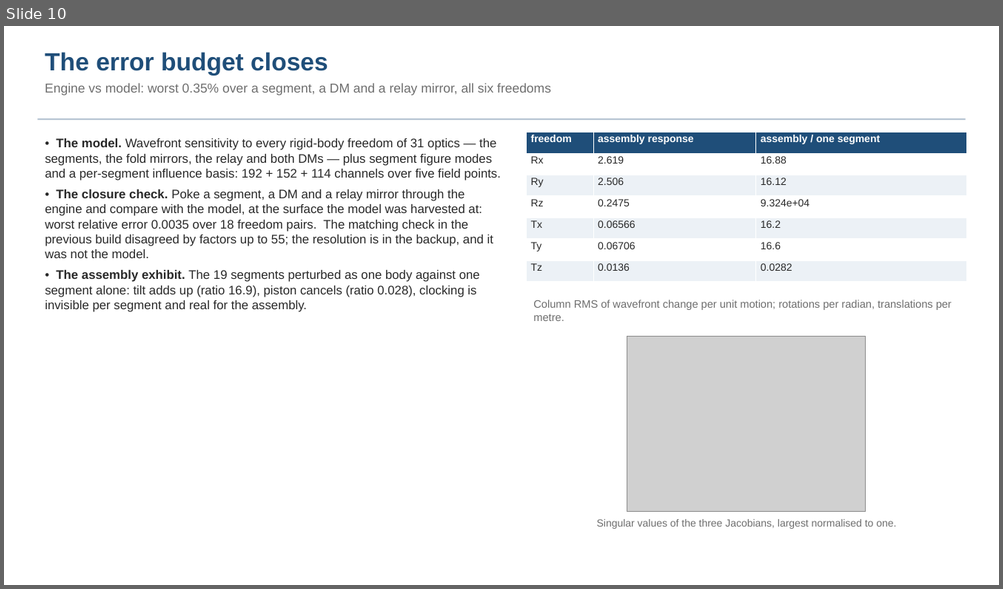
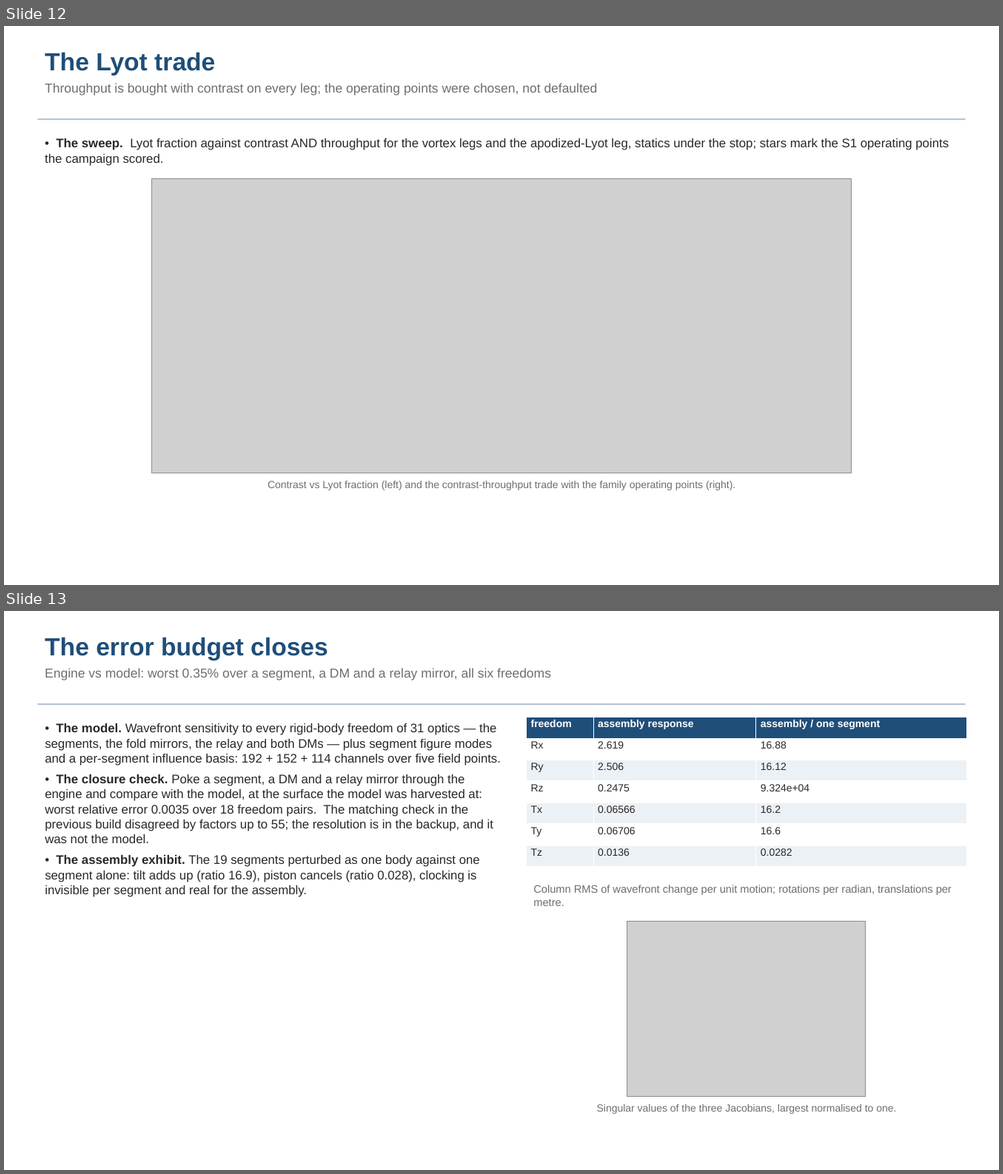
Before and after one commit to nasa-jpl/MACOS_resources, a slide deck: mmacos/templates/80_end_to_end/e2e6m_r2/deck_e2e6m_r2.pptx. Shown one above the other, each under a label of ours: slide 10 before the commit, slides 12 and 13 after it. The pictures are 1003x589 and 1003x1174 pixels, drawn with LibreOffice and Linux fonts; fonts in the diff are those of the drawing; grey boxes stand for pictures. Boxes give left, top, right and bottom in pixels: in the first picture for what was removed or moved away, otherwise in the second. Text is boxed around its words. In the diff, an @@ line names an element or a change of style, - is before the commit and + after.

```diff
--- a/mmacos/templates/80_end_to_end/e2e6m_r2/deck_e2e6m_r2.pptx
+++ b/mmacos/templates/80_end_to_end/e2e6m_r2/deck_e2e6m_r2.pptx
@@ slide 12 added at (x1=4, y1=26, x2=999, y2=585), background #FFFFFF @@
@@ text added at (x1=45, y1=52, x2=597, y2=96), 12.5 pt, text #6E6E6E @@
+The Lyot trade
+Throughput is bought with contrast on every leg; the operating points were chosen, not defaulted
@@ rectangle added at (x1=37, y1=118, x2=965, y2=120), fill #B8C6D4 @@
@@ text added at (x1=45, y1=138, x2=948, y2=163), 12 pt, text #282828 @@
+• The sweep. Lyot fraction against contrast AND throughput for the vortex legs and the apodized-Lyot leg, statics under the stop; stars mark the S1 operating points the campaign scored.
@@ picture added at (x1=152, y1=179, x2=851, y2=474) @@
@@ text added at (x1=267, y1=481, x2=735, y2=491), 10 pt, text #6E6E6E @@
+Contrast vs Lyot fraction (left) and the contrast-throughput trade with the family operating points (right).
@@ what was slide 10 is now slide 13 @@
```
Also in this commit, not shown: 1 slide changed, 3 other slides added, 9 other files.
